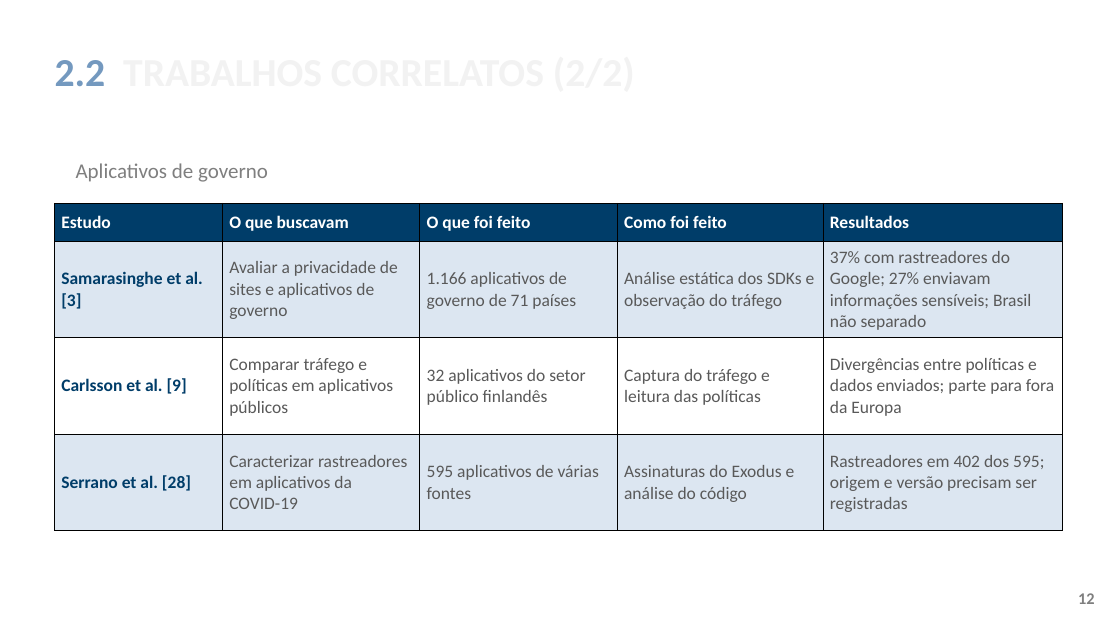
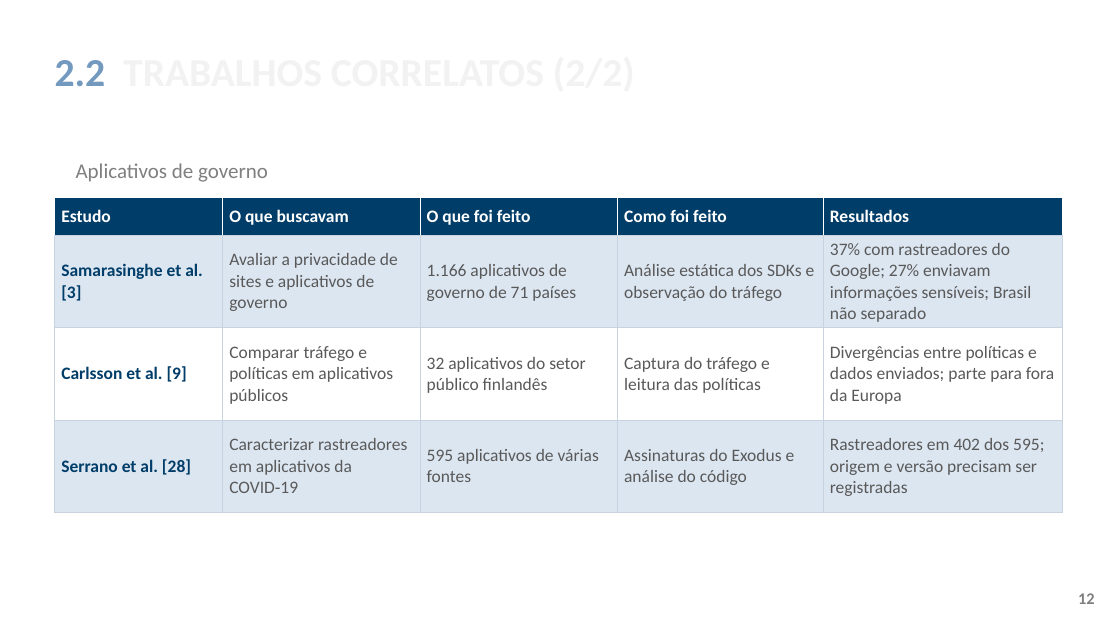
Before and after one commit to ClaudioAMF1/TCC, a slide deck: slide 12 of tcc/apresentacao/apresentacao-defesa-final.pptx. Drawn at 1120x630 pixels with LibreOffice and Linux fonts; fonts in the diff are those of the drawing; background and template pictures are left out. Boxes give left, top, right and bottom in pixels: in the first picture for what was removed or moved away, otherwise in the second. Text is boxed around its words. In the diff, an @@ line names an element or a change of style, - is before the commit and + after.

```diff
--- a/tcc/apresentacao/apresentacao-defesa-final.pptx
+++ b/tcc/apresentacao/apresentacao-defesa-final.pptx
@@ table at [55, 197, 1063, 513] @@
-row 4, column 2: Caracterizar rastreadores em aplicativos da COVID-19
+row 4, column 2: Caracterizar rastreadores em aplicativos da COVID‑19
@@ borders changed @@
@@ table: place and size @@
-table at [55, 203, 1063, 531]
+table at [55, 197, 1063, 513]
```
Also in this commit, not shown: 18 other slides changed, 2 other files.
